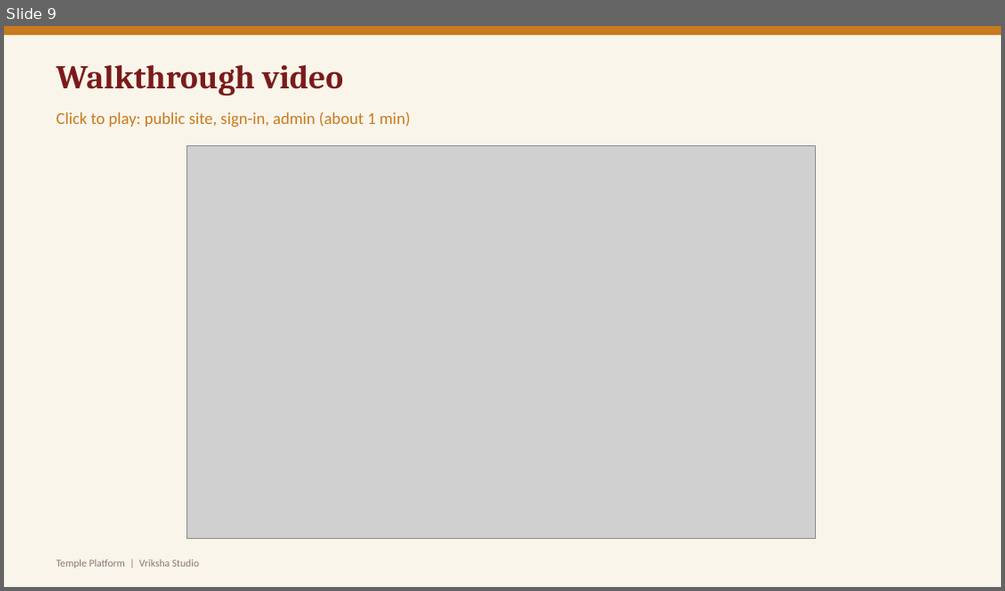
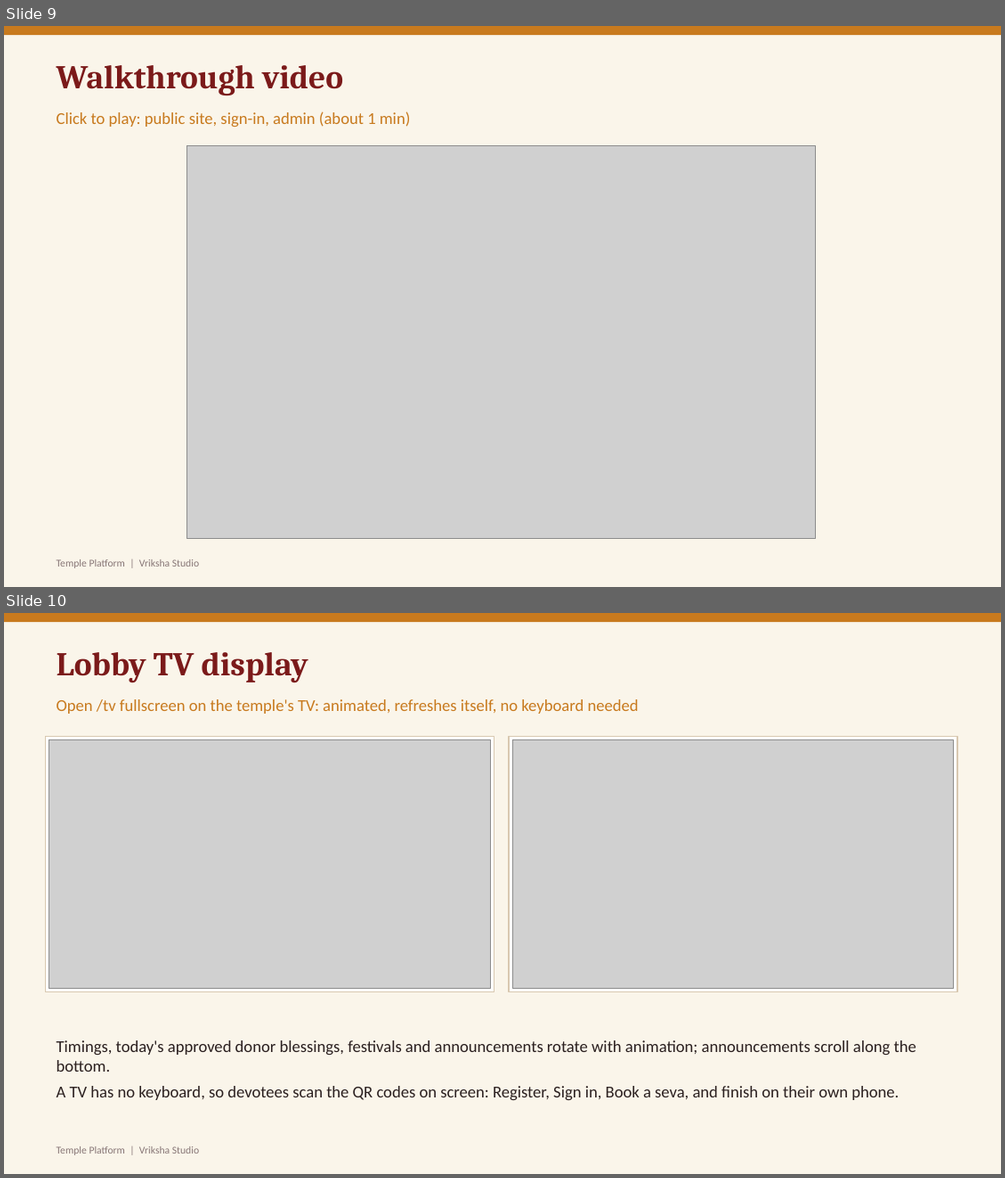
Before and after one commit to Chaithumoorpa/svvd-thorur, a slide deck: docs/pitch/Temple_Platform_Demo.pptx. Shown one above the other, each under a label of ours: slide 9 before the commit, slides 9 and 10 after it. The pictures are 1005x591 and 1005x1178 pixels, drawn with LibreOffice and Linux fonts; fonts in the diff are those of the drawing; grey boxes stand for pictures. Boxes give left, top, right and bottom in pixels: in the first picture for what was removed or moved away, otherwise in the second. Text is boxed around its words. In the diff, an @@ line names an element or a change of style, - is before the commit and + after.

```diff
--- a/docs/pitch/Temple_Platform_Demo.pptx
+++ b/docs/pitch/Temple_Platform_Demo.pptx
@@ slide 10 added at box(4, 613, 1001, 1174), background #FAF5EA @@
@@ rectangle added at box(4, 613, 1001, 622), fill #C87A1E @@
@@ text added at box(57, 652, 308, 683), 32 pt, text #7B1A1A, bold @@
+Lobby TV display
@@ text added at box(57, 699, 639, 714), 16 pt, text #C87A1E @@
+Open /tv fullscreen on the temple's TV: animated, refreshes itself, no keyboard needed
@@ rectangle added at box(45, 737, 494, 992), fill #FFFFFF, outline #D8C8B0 1 pt @@
@@ picture added at box(48, 740, 490, 989) @@
@@ rectangle added at box(509, 737, 957, 992), fill #FFFFFF, outline #D8C8B0 1 pt @@
@@ picture added at box(512, 740, 954, 989) @@
@@ text added at box(57, 1040, 916, 1100), 16 pt, text #2B2020 @@
+Timings, today's approved donor blessings, festivals and announcements rotate with animation; announcements scroll along the bottom.
+A TV has no keyboard, so devotees scan the QR codes on screen: Register, Sign in, Book a seva, and finish on their own phone.
@@ text added at box(57, 1146, 199, 1155), 10 pt, text #887777 @@
+Temple Platform | Vriksha Studio
```
Also in this commit, not shown: 19 other files.
